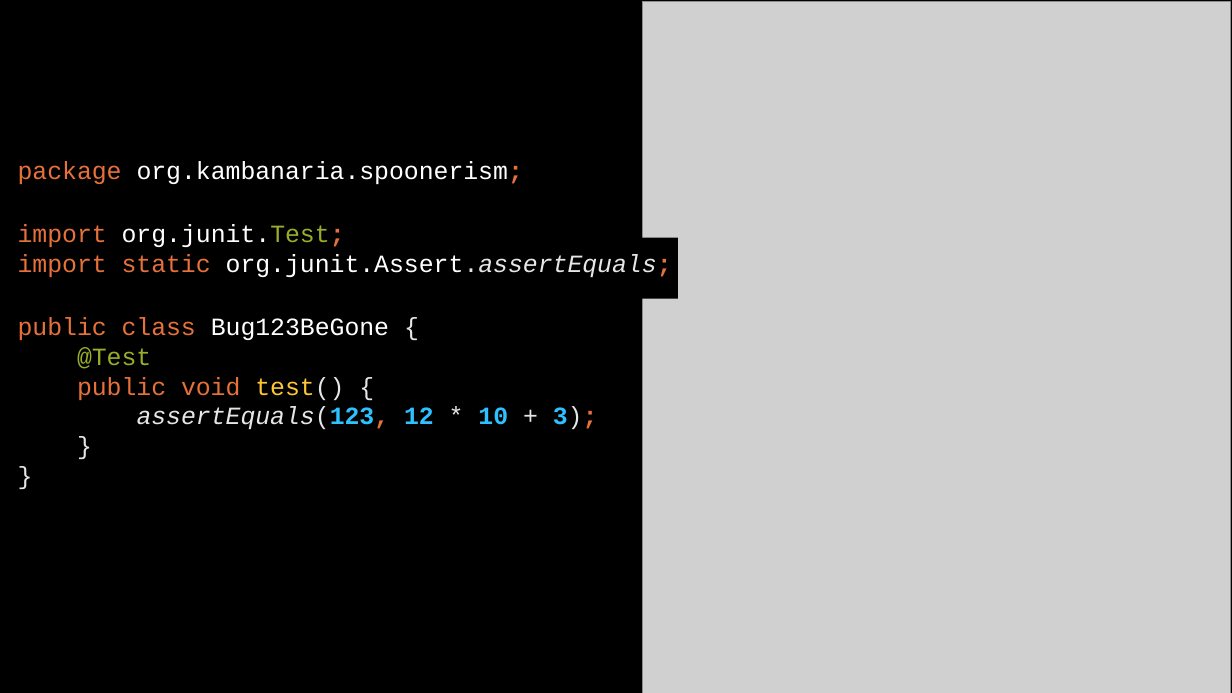
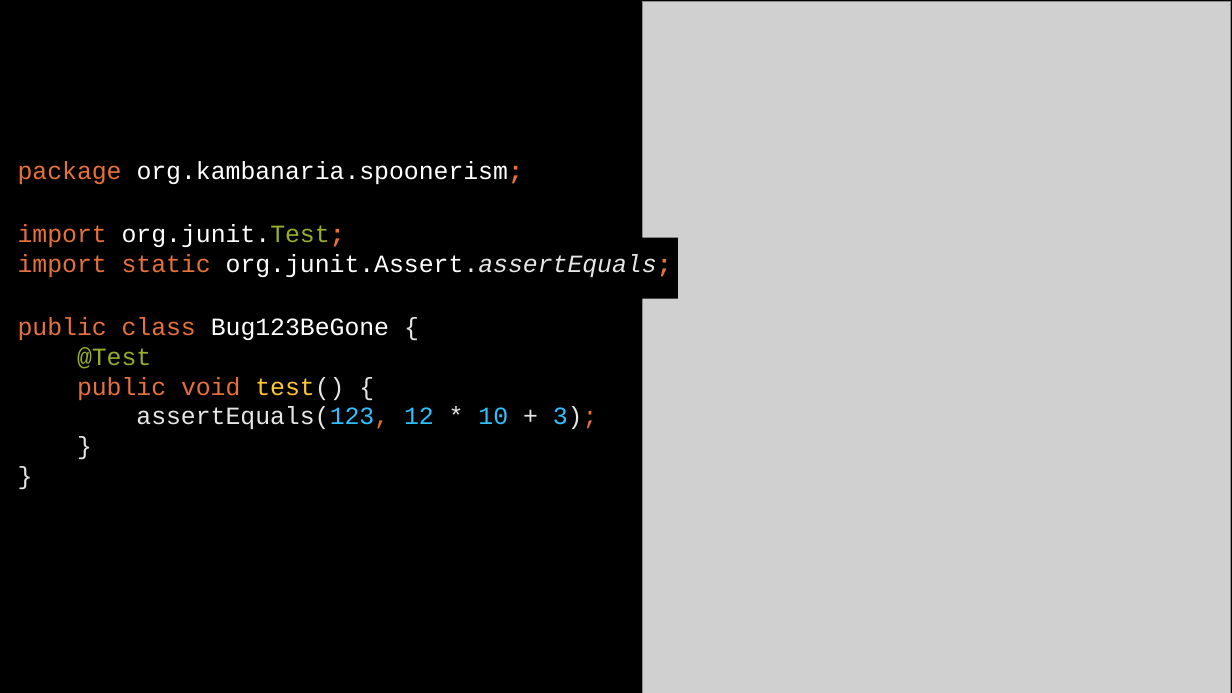
Before and after one commit to alshopov/spoonerism, a slide deck: slide 29 of doc/700TonsOfCodeLater.odp (slide 27 before the commit). Drawn at 1232x693 pixels with LibreOffice and Linux fonts; fonts in the diff are those of the drawing; grey boxes stand for pictures. Boxes give left, top, right and bottom in pixels: in the first picture for what was removed or moved away, otherwise in the second. Text is boxed around its words. In the diff, an @@ line names an element or a change of style, - is before the commit and + after.

```diff
--- a/doc/700TonsOfCodeLater.odp
+++ b/doc/700TonsOfCodeLater.odp
@@ subtitle at (136, 406, 598, 429): bold off in "assertEquals(123, 12 10 3);"; italic off in "assertEquals(123," @@
```
Also in this commit, not shown: 5 other slides changed, 3 slides added.
